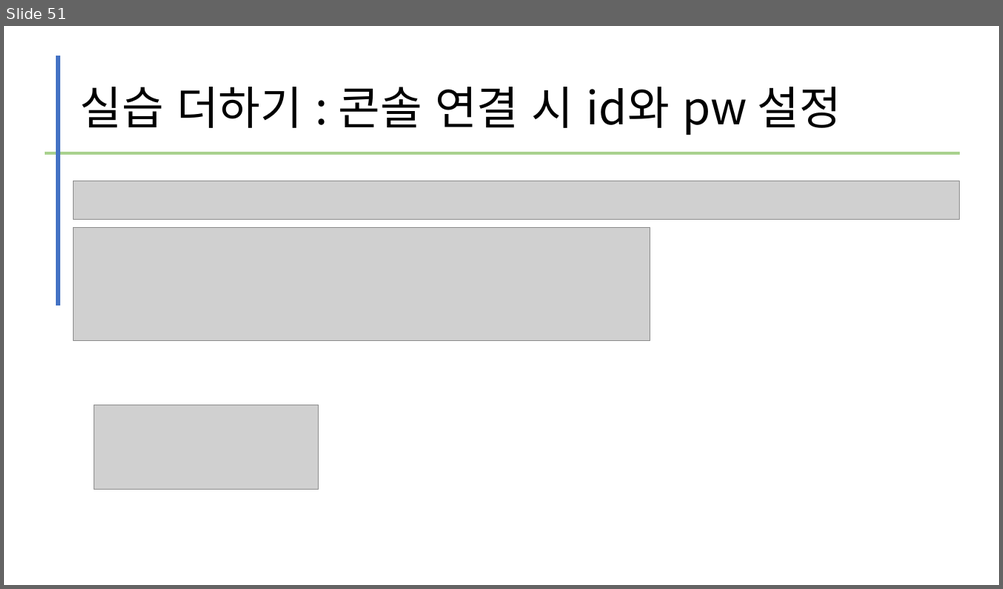
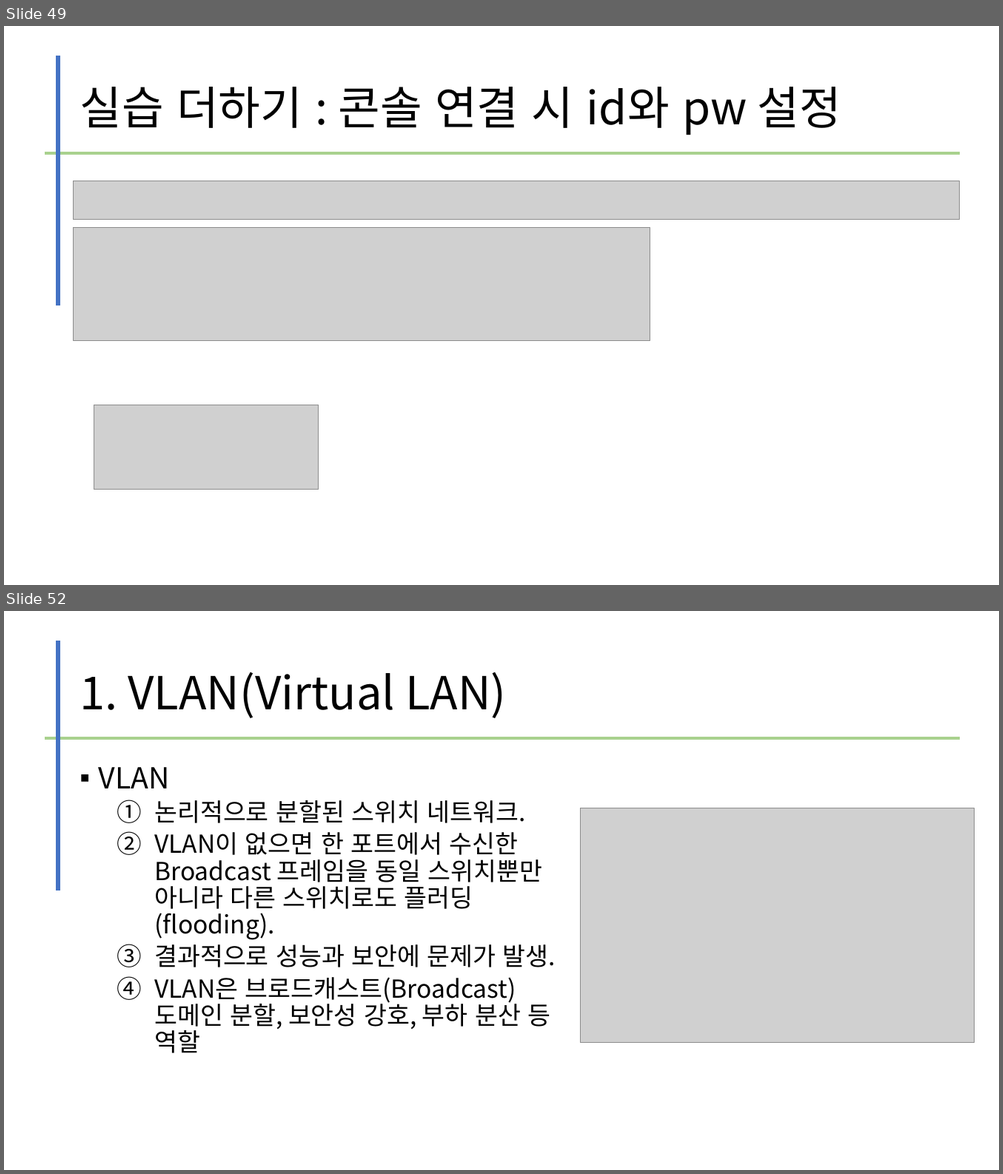
Before and after one commit to kig2929kig/network, a slide deck: L2L3 스위치 구축.pptx. Shown one above the other, each under a label of ours: slide 51 before the commit, slides 49 and 52 after it; the slides between them are not shown. The pictures are 1003x589 and 1003x1174 pixels, drawn with LibreOffice and Linux fonts; fonts in the diff are those of the drawing; grey boxes stand for pictures. Boxes give left, top, right and bottom in pixels: in the first picture for what was removed or moved away, otherwise in the second. Text is boxed around its words. In the diff, an @@ line names an element or a change of style, - is before the commit and + after.

```diff
--- a/L2L3 스위치 구축.pptx
+++ b/L2L3 스위치 구축.pptx
@@ slide 52 added at box(4, 611, 999, 1170), background #FFFFFF @@
@@ line added from (58, 641) to (58, 891), #4472C4 4.5 pt @@
@@ title added at box(79, 672, 506, 718), 44 pt, text #000000 @@
+1. VLAN(Virtual LAN)
@@ line added from (44, 738) to (960, 738), #A9D18E 3 pt @@
@@ text added at box(99, 767, 555, 1054), 24 pt, text #000000 @@
+▪ VLAN
+  1. 논리적으로 분할된 스위치 네트워크.
+  2. VLAN이 없으면 한 포트에서 수신한 Broadcast 프레임을 동일 스위치뿐만 아니라 다른 스위치로도 플러딩(flooding).
+  3. 결과적으로 성능과 보안에 문제가 발생.
+  4. VLAN은 브로드캐스트(Broadcast) 도메인 분할, 보안성 강호, 부하 분산 등 역할
@@ picture added at box(580, 808, 974, 1042) @@
@@ what was slide 51 is now slide 49 @@
```
Also in this commit, not shown: 2 slides changed, 14 other slides added, 1 slide removed.
